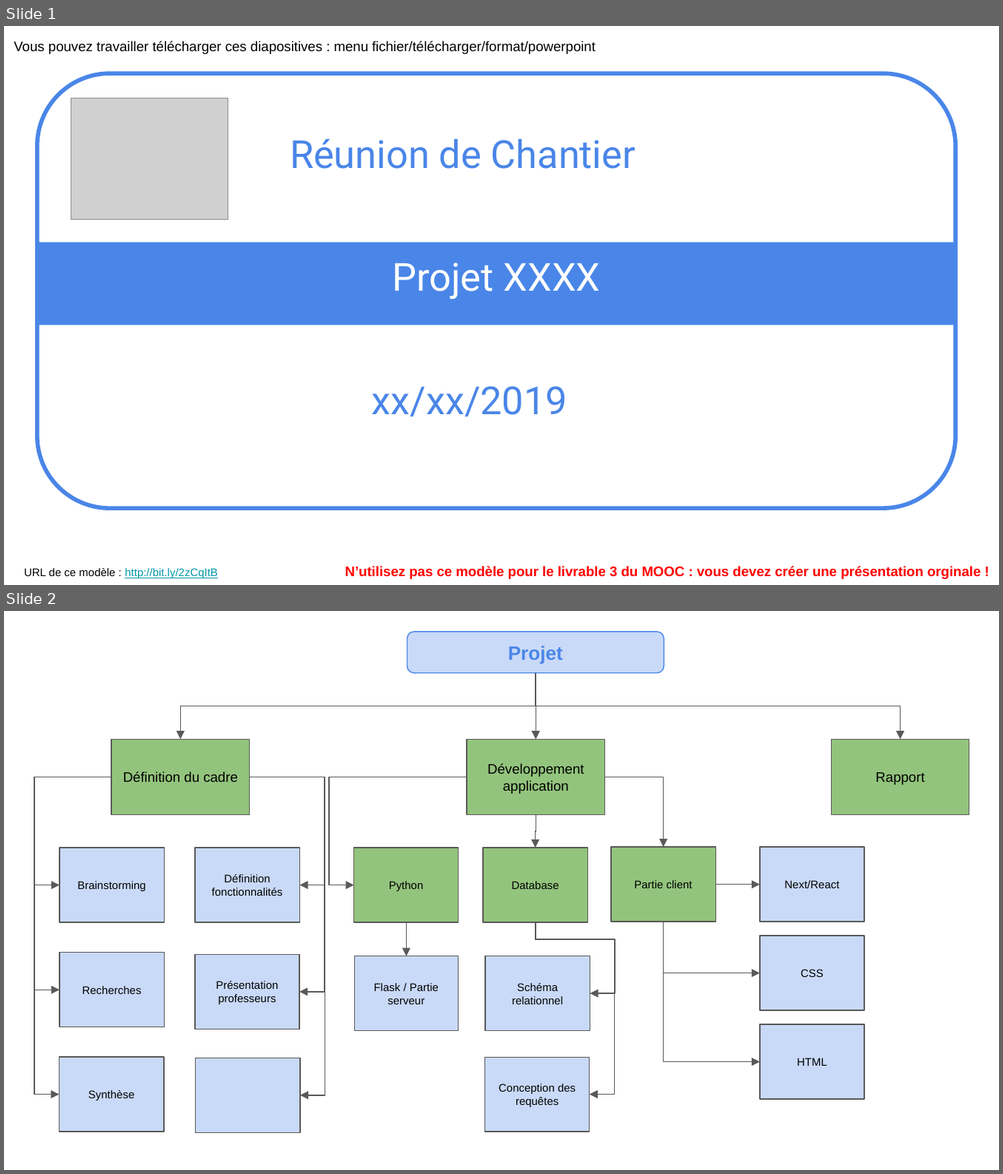
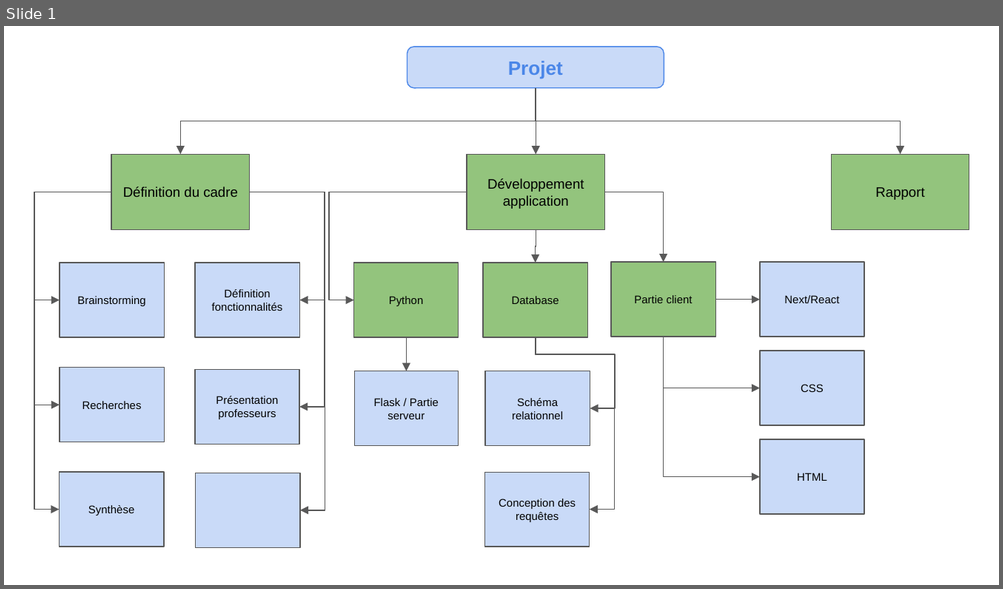
Before and after one commit to kour0/TheSharedGarden, a slide deck: doc/livrable_1/rapport/img/WBS + RACI.pptx. Shown one above the other, each under a label of ours: slides 1 and 2 before the commit, slide 1 after it. The pictures are 1003x1174 and 1003x589 pixels, drawn with LibreOffice and Linux fonts; fonts in the diff are those of the drawing; grey boxes stand for pictures. Boxes give left, top, right and bottom in pixels: in the first picture for what was removed or moved away, otherwise in the second. Text is boxed around its words. In the diff, an @@ line names an element or a change of style, - is before the commit and + after.

Commit message:
Gestion de projet 2

```diff
--- a/doc/livrable_1/rapport/img/WBS + RACI.pptx
+++ b/doc/livrable_1/rapport/img/WBS + RACI.pptx
@@ slide 1 removed at <box>4,26,999,585</box>, background #FFFFFF @@
@@ text removed at <box>14,41,595,54</box> @@
-Vous pouvez travailler télécharger ces diapositives : menu fichier/télécharger/format/powerpoint
@@ rounded rectangle removed at <box>37,74,955,509</box> @@
@@ picture removed at <box>71,99,227,220</box> @@
@@ title removed at <box>290,139,635,169</box> @@
-Réunion de Chantier
@@ rectangle removed at <box>37,243,955,326</box> @@
-Projet XXXX
@@ title removed at <box>372,386,567,417</box> @@
-xx/xx/2019
@@ text removed at <box>24,568,218,579</box> @@
-URL de ce modèle : http://bit.ly/2zCqItB
@@ text removed at <box>345,566,980,580</box> @@
-N’utilisez pas ce modèle pour le livrable 3 du MOOC : vous devez créer une présentation orginale !
@@ what was slide 2 is now slide 1 @@
```
Also in this commit, not shown: 1 other slide removed, 3 other files.
